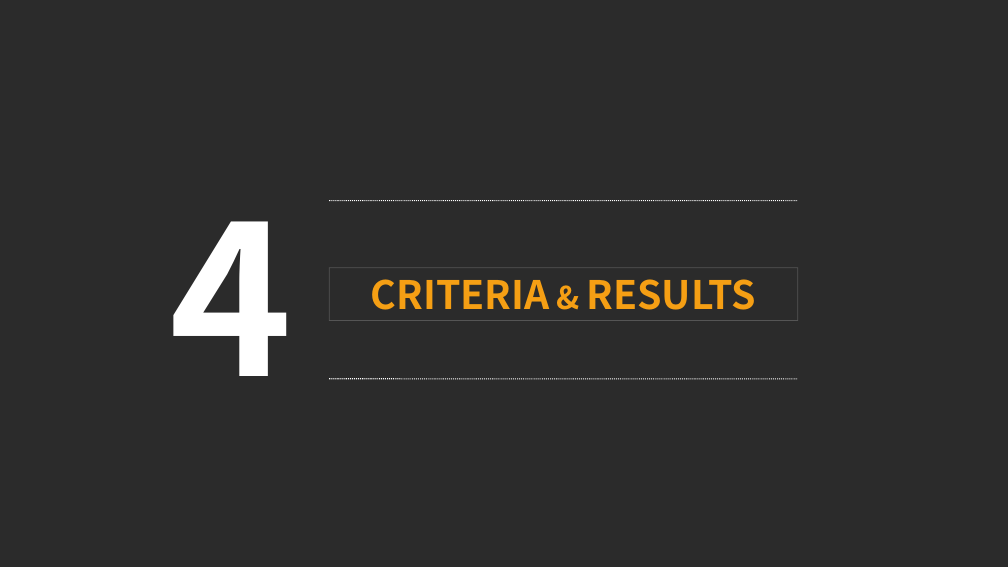
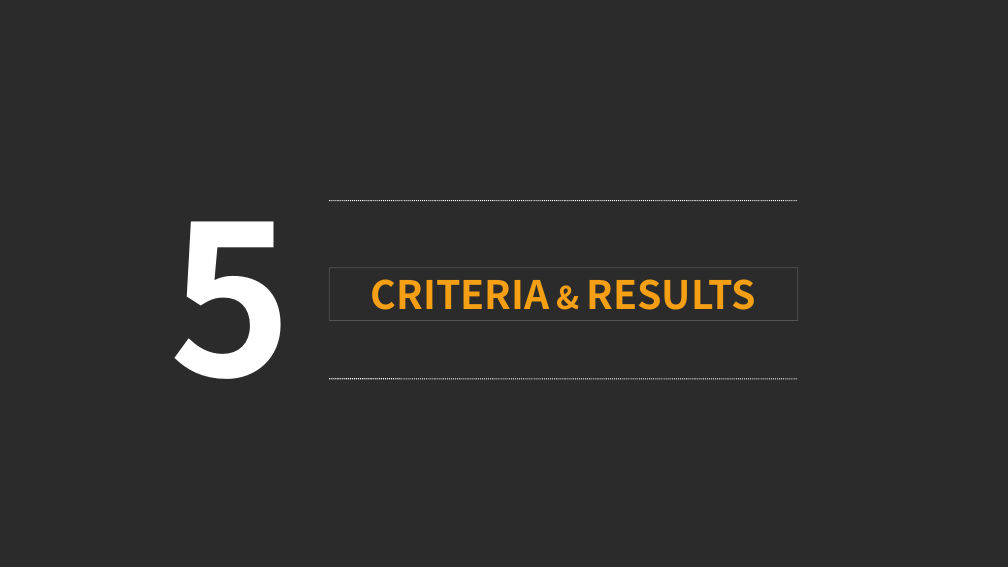
Before and after one commit to kinyang007/CSYE7200_Team5, a slide deck: slide 18 of Final_Presentation_Team_5 .pptx. Drawn at 1008x567 pixels with LibreOffice and Linux fonts; fonts in the diff are those of the drawing; background and template pictures are left out; a plain dark background stands for a picture behind light text. Boxes give left, top, right and bottom in pixels: in the first picture for what was removed or moved away, otherwise in the second. Text is boxed around its words. In the diff, an @@ line names an element or a change of style, - is before the commit and + after.

```diff
--- a/Final_Presentation_Team_5 .pptx
+++ b/Final_Presentation_Team_5 .pptx
@@ text at [169,221,292,379]: text changed @@
-4
+5
```
Also in this commit, not shown: 8 other slides changed, 1 slide removed.
